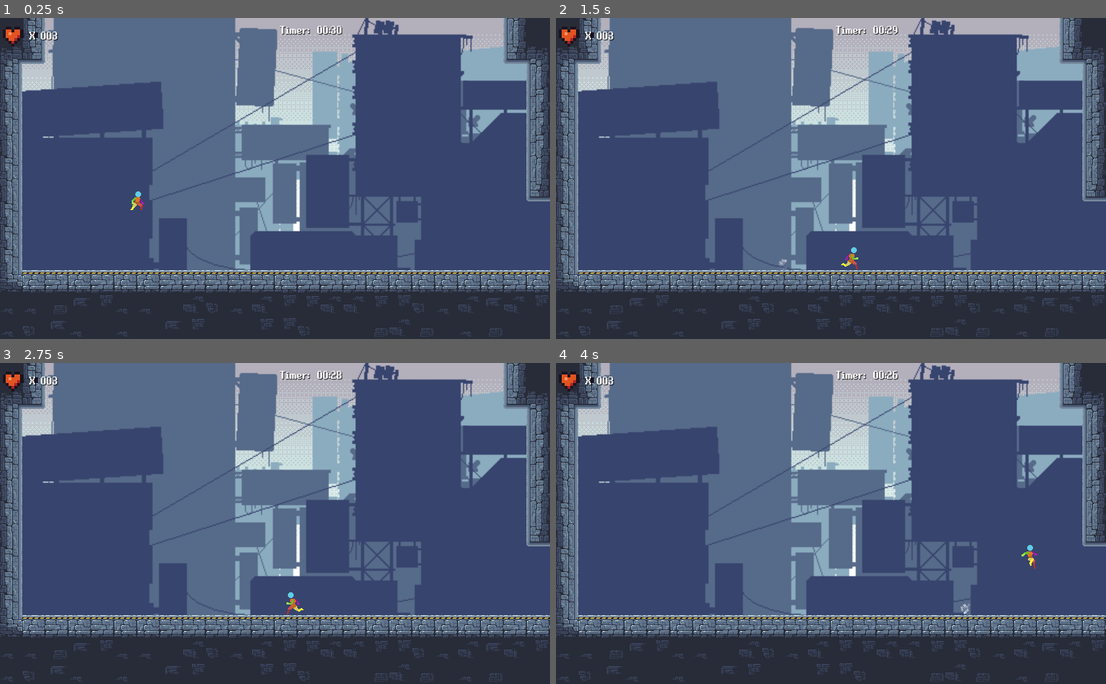
Above: before the commit, frames 1-4 (two rows, left to right).
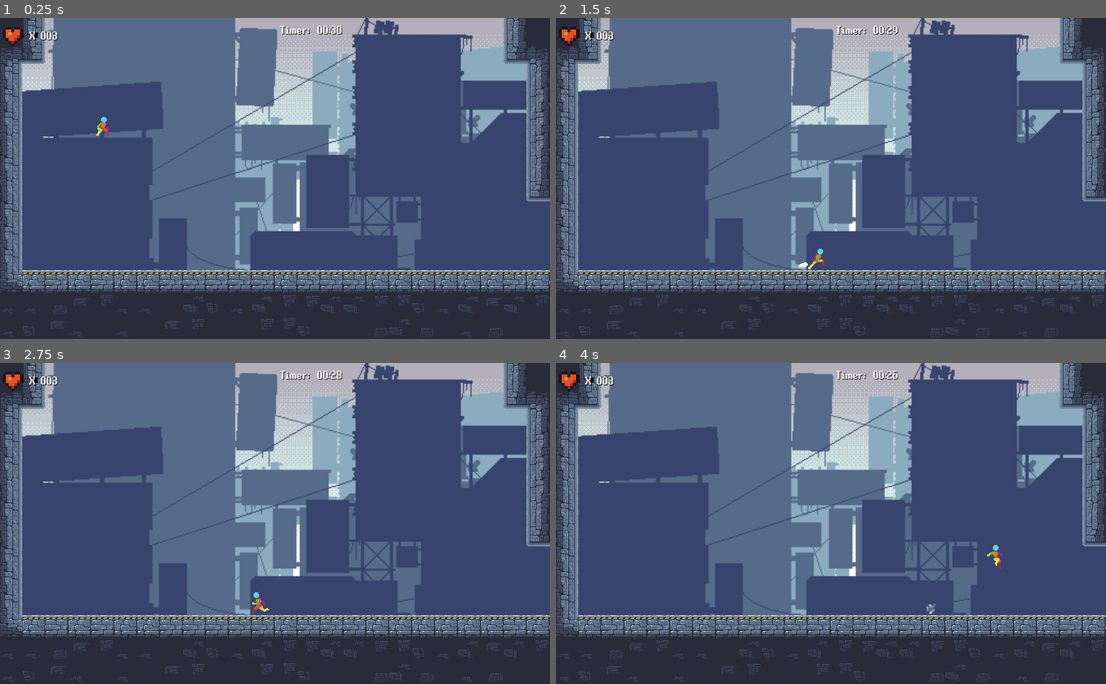
Above: after the commit, the same moments.

Repository: Eduardo-Pyment/Alquimista_dos_Sonhos-A_ultima_semente
Game: Godot game, scene res://Scenes/node_2d.tscn
Same seed, same stepped clock (60 frames per second), same inputs: the game is played once before the commit and once after it. This scene is started directly instead of the project's main scene.
Inputs:
- Up to frame 1 (0.25 s): no input
- Up to frame 2 (1.5 s): tap Enter (ui_accept) at 0.5, 0.77 s; hold Right (ui_right) from 0.53 s (still down)
- Up to frame 3 (2.75 s): tap Enter (ui_accept) at 1.52 s; release Right (ui_right) at 2.03 s; hold Left (ui_left) from 2.03 s (still down)
- Up to frame 4 (4 s): release Left (ui_left) at 2.78 s; hold Right (ui_right) from 2.78 s (still down); tap Enter (ui_accept) at 3.02, 3.77 s

The runs differ from the first frame. In frame 1, 0.1% of the frame differs, in the area x 17-27%, y 30-60%; in frame 2, 0.2%; in frame 3, 0.2%; in frame 4, 0.2%, in the area x 67-88%, y 56-79%.

Commit message:
corrrigindo erro de morte plataforma

Diff:
--- a/Scenes/node_2d.tscn
+++ b/Scenes/node_2d.tscn
@@ -580,11 +580,8 @@
 sources/7 = SubResource("TileSetAtlasSource_h2bo8")
 sources/2 = SubResource("TileSetAtlasSource_lme7t")
 
-[sub_resource type="RectangleShape2D" id="RectangleShape2D_d0aqy"]
-size = Vector2(120, 20)
-
 [sub_resource type="RectangleShape2D" id="RectangleShape2D_vsgnm"]
-size = Vector2(296, 35.25)
+size = Vector2(256, 35.25)
 
 [sub_resource type="GradientTexture1D" id="GradientTexture1D_viaf5"]
 
@@ -657,7 +654,7 @@
 layer_1/tile_data = PackedInt32Array(786435, 917510, 21, 786436, 983046, 21, 786441, 917510, 21, 786442, 983046, 21, 786447, 917510, 21, 786448, 983046, 21, 786453, 917510, 21, 786454, 983046, 21, 24, 1048582, 14)
 
 [node name="Player" parent="." instance=ExtResource("3_xlkhy")]
-position = Vector2(192, 200)
+position = Vector2(144, 96)
 collision_layer = 2
 collision_mask = 6
 
@@ -730,17 +727,6 @@
 offset_left = -128.0
 offset_right = -128.0
 
-[node name="FallZone" type="Area2D" parent="."]
-position = Vector2(984, 440)
-collision_layer = 8
-collision_mask = 2
-script = ExtResource("10_4mhfg")
-
-[node name="CollisionShape2D" type="CollisionShape2D" parent="FallZone"]
-position = Vector2(-8, 0)
-shape = SubResource("RectangleShape2D_d0aqy")
-debug_color = Color(1, 0, 0, 0.392157)
-
 [node name="FireZone" type="Area2D" parent="."]
 position = Vector2(2064, 416)
 collision_layer = 8
@@ -748,6 +734,12 @@
 script = ExtResource("10_4mhfg")
 
 [node name="CollisionShape2D" type="CollisionShape2D" parent="FireZone"]
+position = Vector2(-16, 0)
+shape = SubResource("RectangleShape2D_vsgnm")
+debug_color = Color(1, 0, 0, 0.392157)
+
+[node name="CollisionShape2D2" type="CollisionShape2D" parent="FireZone"]
+position = Vector2(-1088, 40)
 shape = SubResource("RectangleShape2D_vsgnm")
 debug_color = Color(1, 0, 0, 0.392157)
 
@@ -865,7 +857,6 @@
 text = "03"
 label_settings = SubResource("LabelSettings_pt2se")
 
-[connection signal="body_entered" from="FallZone" to="FallZone" method="_on_body_entered"]
 [connection signal="body_entered" from="FireZone" to="FireZone" method="_on_body_entered"]
 [connection signal="timeout" from="HUD/Control/clock_timer" to="HUD/Control" method="_on_clock_timer_timeout"]
 
Not shown: 1 places in Scenes/node_2d.tscn that only renumber resources
